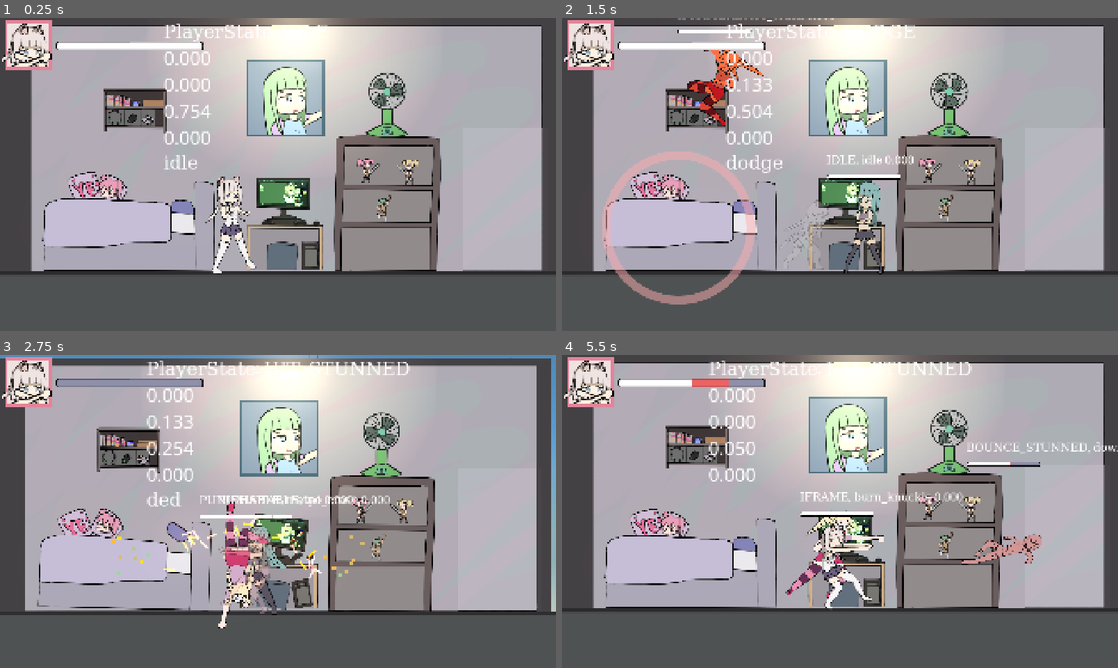
Above: before the commit, frames 1-4 (two rows, left to right).
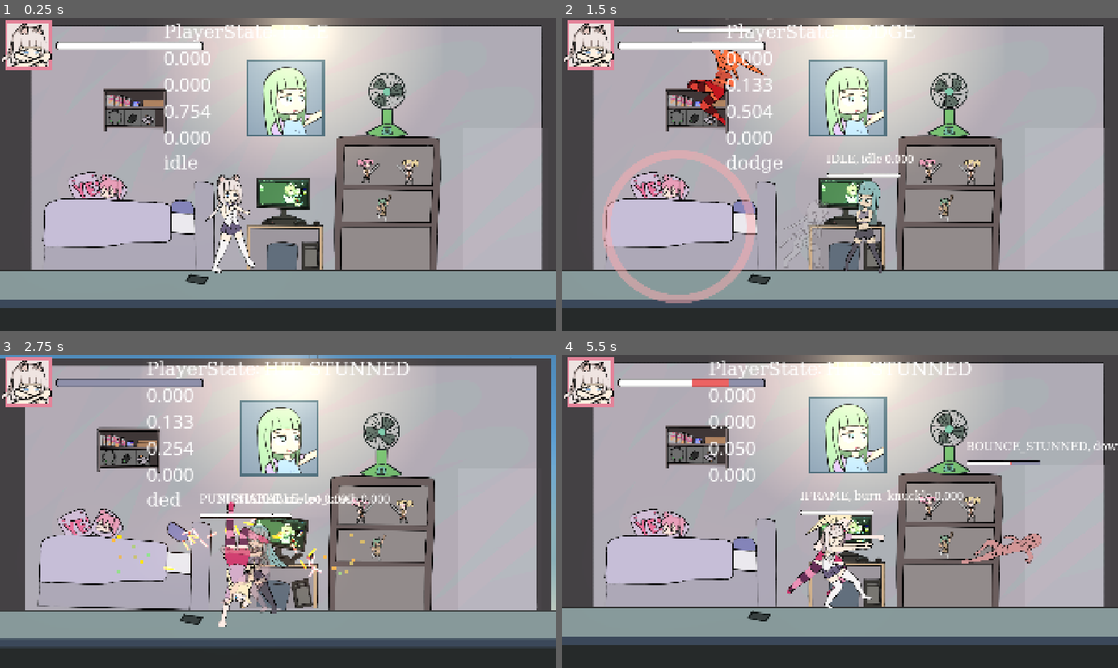
Above: after the commit, the same moments.

Repository: BeatMil/AnimuFight
Game: Godot game, scene res://scenes/stage01.tscn
Two runs of this game, one before a commit and one after it. Both use one fixed random seed, a clock stepped at 60 frames per second and the inputs below. This scene is started directly instead of the project's main scene.
Inputs (mouse positions are in pixels of both pictures, inside the frame that each line leads up to):
- Up to frame 1 (0.25 s): no input
- Up to frame 2 (1.5 s): tap Enter (ui_accept) at 0.5, 0.77 s; move the mouse to (962, 158) at 0.52 s; hold Space (block) 0.53-1.28 s; hold D (right) from 0.53 s (still down); click (962, 158) at 0.67 s; move the mouse to (728, 190) at 1.27 s; tap L (dodge) at 1.35 s
- Up to frame 3 (2.75 s): tap Enter (ui_accept) at 1.52 s; move the mouse to (333, 442) at 2.02 s; release D (right) at 2.03 s; hold A (left) from 2.03 s (still down); hold , (execute) from 2.03 s (still down)
- Up to frame 4 (5.5 s): move the mouse to (812, 574) at 2.77 s; release A (left) at 2.78 s; release , (execute) at 2.78 s; hold D (right) 2.78-3.5 s; tap U (grab) at 2.85 s; click (812, 574) at 2.92 s; tap Enter (ui_accept) at 3.02, 4.52, 5.27 s; click "Restart" at 3.5 s; move the mouse to (1006, 558) at 4.27 s; hold D (right) 4.28-5.03 s; hold J (hp) 4.28-5.03 s; move the mouse to (673, 464) at 5.02 s; hold A (left) from 5.03 s (still down); tap K (lp) at 5.1 s

The runs differ from the first frame. In frame 1, 17% of the frame differs, in the area x 0-100%, y 50-100%; in frame 2, 19%; in frame 3, 17%; in frame 4, 19%, in the area x 0-100%, y 27-100%.

Commit message:
Make floor look better stage01 (๑˃ᴗ˂)ﻭ

Diff:
--- a/scenes/stage01.tscn
+++ b/scenes/stage01.tscn
@@ -21,7 +21,7 @@
 [ext_resource type="PackedScene" uid="uid://derpnighpvd6t" path="res://nodes/walls/wall_invisible.tscn" id="11_g2h18"]
 [ext_resource type="Script" uid="uid://ckudchaksw6pd" path="res://scripts/enemy_spawner_stage01.gd" id="11_lcbfr"]
 [ext_resource type="Script" uid="uid://duxhld58ww51q" path="res://scripts/enemy_spawn_helper.gd" id="13_4slru"]
-[ext_resource type="Texture2D" uid="uid://tswrrdgbqrqv" path="res://media/sprites/environment/ground.jpg" id="15_gfirb"]
+[ext_resource type="Texture2D" uid="uid://cwyrh2o0eyugc" path="res://media/sprites/environment/ground_better.png" id="16_siln8"]
 [ext_resource type="AudioStream" uid="uid://cns33kc20b478" path="res://media/ost/RCG_Detention.mp3" id="17_n5wlp"]
 [ext_resource type="PackedScene" uid="uid://bhw2h1n6yqhk8" path="res://nodes/enemy_04.tscn" id="19_ymxnp"]
 [ext_resource type="PackedScene" uid="uid://rmniefqiofjx" path="res://nodes/death_zone.tscn" id="20_k6ebi"]
@@ -196,7 +196,7 @@
 "times": PackedFloat32Array(0),
 "transitions": PackedFloat32Array(1),
 "update": 0,
-"values": [Vector2(1192, 1448)]
+"values": [Vector2(1178, 1106)]
 }
 tracks/4/type = "value"
 tracks/4/imported = false
@@ -395,7 +395,7 @@
 "times": PackedFloat32Array(0, 0.2, 0.4),
 "transitions": PackedFloat32Array(1, 1, 1),
 "update": 0,
-"values": [Vector2(1192, 1448), Vector2(1192, 2432), Vector2(-6000, 2432)]
+"values": [Vector2(1178, 1106), Vector2(1192, 2432), Vector2(-6000, 2432)]
 }
 tracks/5/type = "value"
 tracks/5/imported = false
@@ -905,8 +905,7 @@
 [node name="AudioStreamPlayer" type="AudioStreamPlayer" parent="DebrisArea2D"]
 
 [node name="Floor" type="StaticBody2D" parent="." groups=["ground"]]
-position = Vector2(1192, 1448)
-scale = Vector2(1, 2.44)
+position = Vector2(1178, 1106)
 collision_layer = 8
 collision_mask = 0
 metadata/_edit_group_ = true
@@ -916,8 +915,7 @@
 
 [node name="Ground" type="Sprite2D" parent="Floor"]
 position = Vector2(4.99989, -108)
-scale = Vector2(0.866667, 1)
-texture = ExtResource("15_gfirb")
+texture = ExtResource("16_siln8")
 
 [node name="FloorFloat" type="StaticBody2D" parent="." groups=["ground"]]
 position = Vector2(944, 1824)
Binary file added: media/sprites/environment/ground_better.png
Not shown, added: media/sprites/environment/ground_better.png.import
